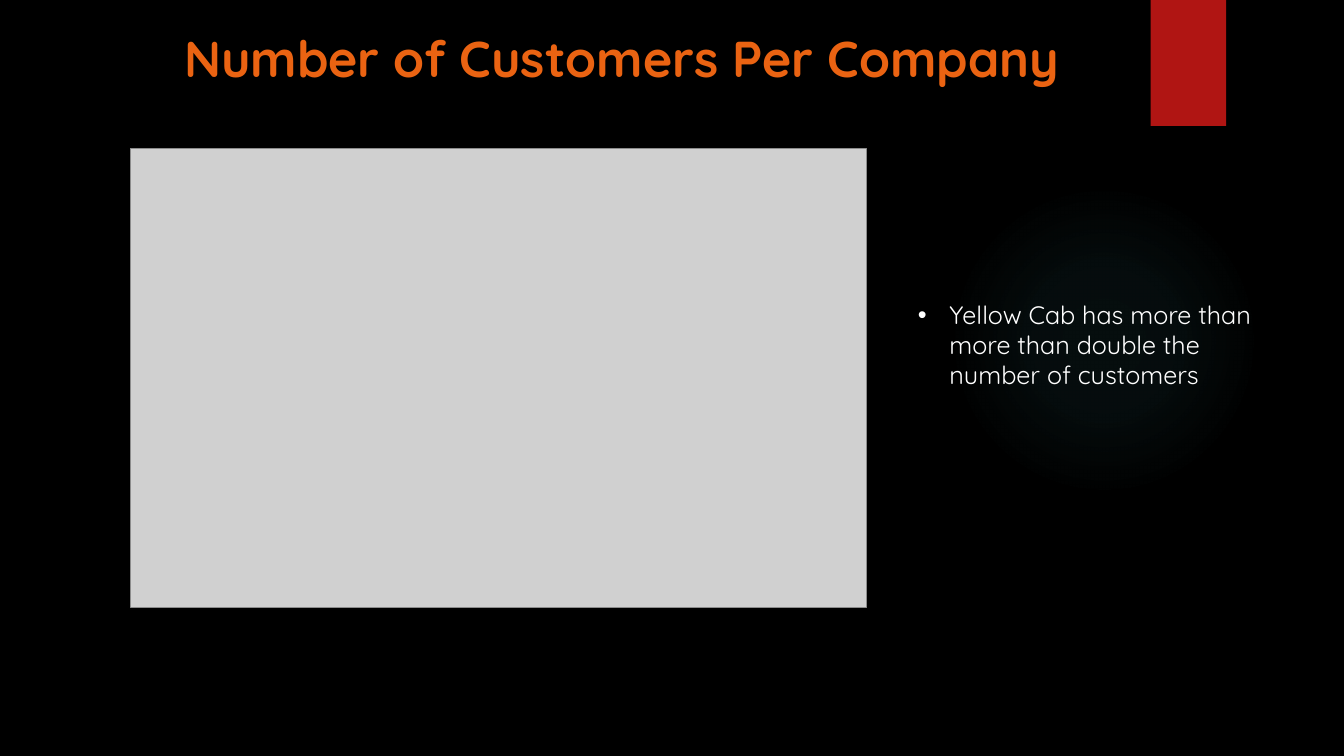
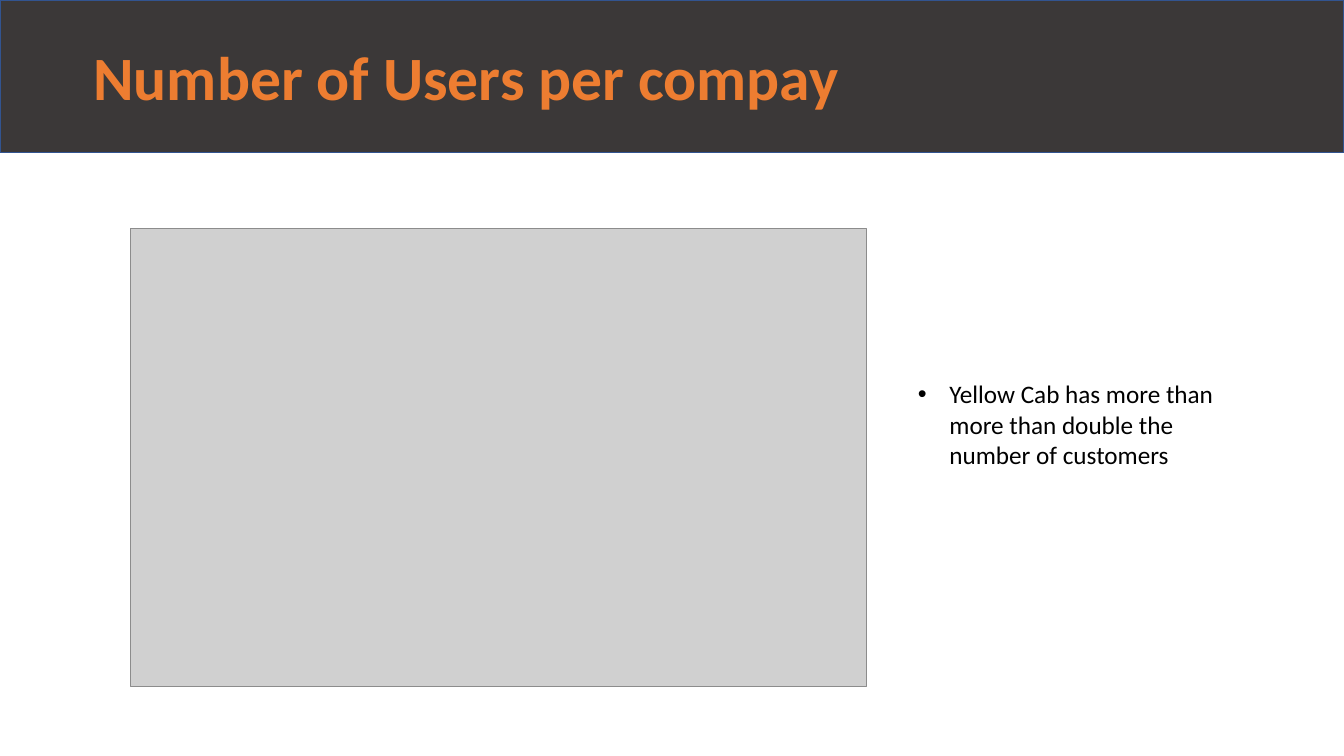
Before and after one commit to m-odeh/G2M-Data-Glacier-Internship-, a slide deck: slide 9 of G2M_Case_Study_ Final .pptx. Drawn at 1344x756 pixels with LibreOffice and Linux fonts; fonts in the diff are those of the drawing; grey boxes stand for pictures; background and template pictures are left out. Boxes give left, top, right and bottom in pixels: in the first picture for what was removed or moved away, otherwise in the second. Text is boxed around its words. In the diff, an @@ line names an element or a change of style, - is before the commit and + after.

```diff
--- a/G2M_Case_Study_ Final .pptx
+++ b/G2M_Case_Study_ Final .pptx
@@ background picture (left out) to #FFFFFF @@
@@ rectangle "Number of Users per compay": place and size @@
-rectangle "Number of Users per compay" at [184,39,1059,87]
+rectangle "Number of Users per compay" at [0,0,1344,152]
@@ rectangle "Number of Users per compay" at [0,0,1344,152]: vertical alignment top to middle; fill none to #3B3838; outline none to #325491 1 pt @@
@@ rectangle removed at [1150,0,1226,126] @@
@@ text in rectangle at [93,57,838,110]: text changed; size 36 to 44 pt; font Quicksand to Calibri; text colour #EA6312 to #ED7D31 @@
-Number of Customers Per Company
+Number of Users per compay
@@ ellipse removed at [949,185,1259,495] @@
@@ picture: place and size @@
-picture at [131,148,867,607]
+picture at [131,228,867,687]
@@ text "Yellow Cab has more than ...": place and size @@
-text "Yellow Cab has more than ..." at [949,305,1251,385]
+text "Yellow Cab has more than ..." at [949,385,1213,465]
@@ text "Yellow Cab has more than ..." at [949,385,1213,465]: font Quicksand to Calibri, text colour #FFFFFF to #000000 @@
```
Also in this commit, not shown: 11 other slides changed.
